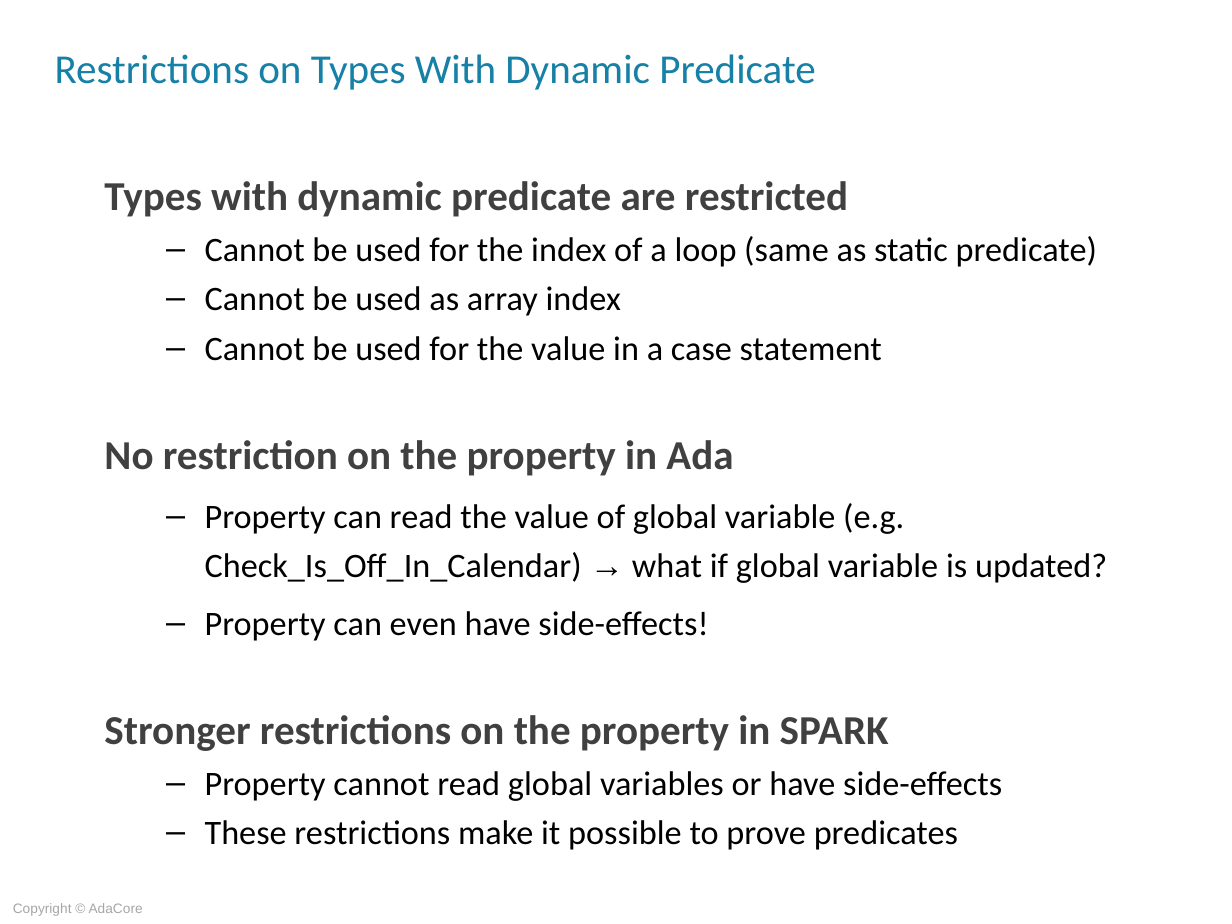
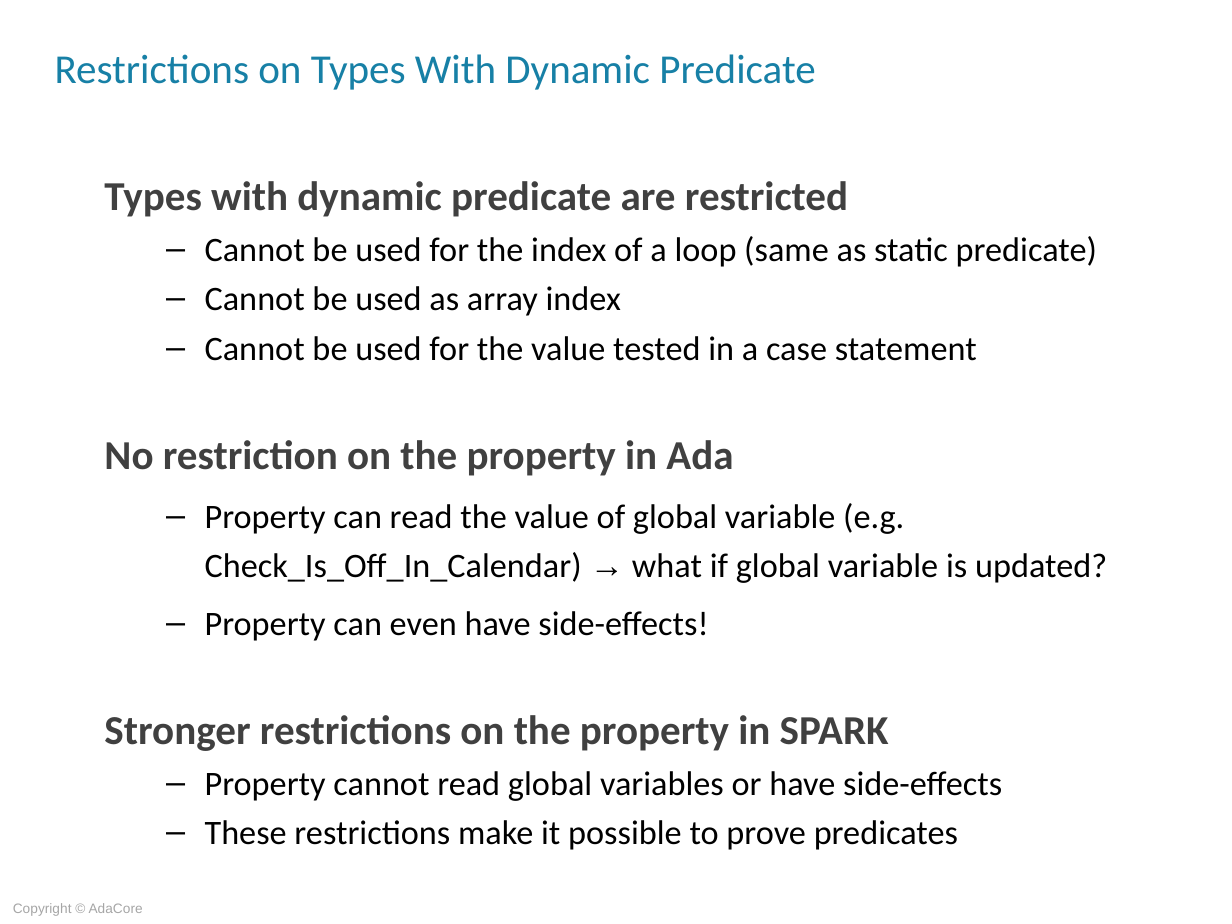
Before and after one commit to AdaCoreU/Courses, a slide deck: slide 5 of lectures/06_SPARK_2014/Type_Contracts.ppt. Drawn at 1232x924 pixels with LibreOffice and Linux fonts; fonts in the diff are those of the drawing; background and template pictures are left out. Boxes give left, top, right and bottom in pixels: in the first picture for what was removed or moved away, otherwise in the second. Text is boxed around its words. In the diff, an @@ line names an element or a change of style, - is before the commit and + after.

```diff
--- a/lectures/06_SPARK_2014/Type_Contracts.ppt
+++ b/lectures/06_SPARK_2014/Type_Contracts.ppt
@@ text at (x1=205, y1=336, x2=977, y2=361): text changed @@
-  – Cannot be used for the value in a case statement
+  – Cannot be used for the value tested in a case statement
```
Also in this commit, not shown: 2 other files.
